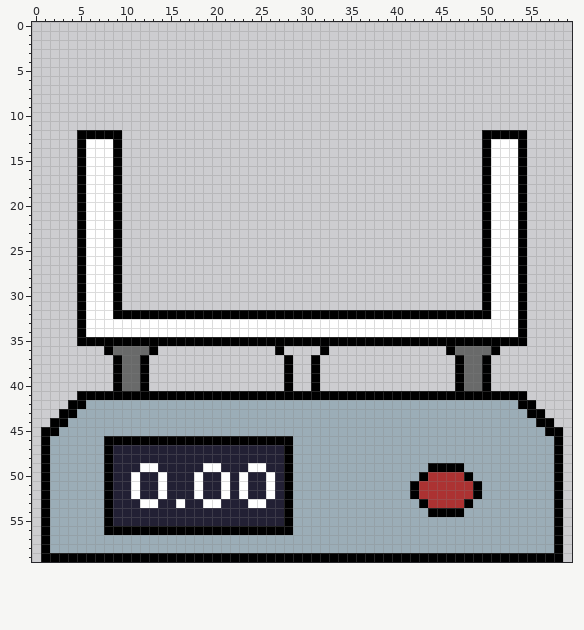
Pixel-art file: assets/raw/balance.ase. The first picture shows the starting point.
60x60 pixels, 1 frame.
Now the later version:
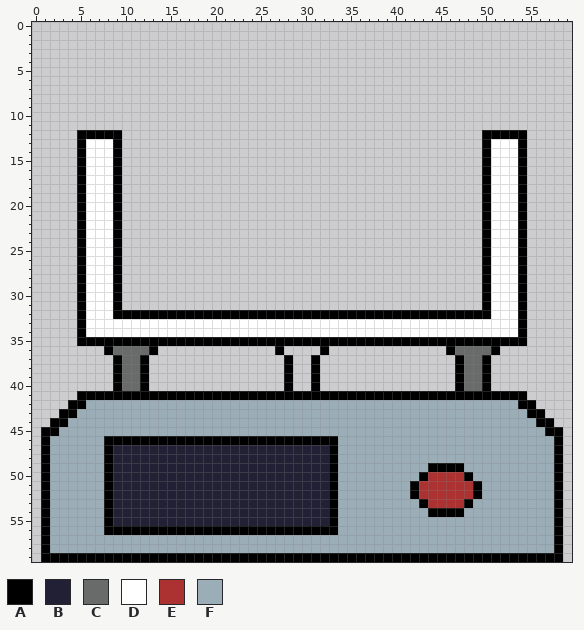
Palette (. is transparent): A #000000  B #222034  C #696a6a  D #ffffff  E #ac3232  F #9badb7
Changes in this commit:
y 46: x 29..33 FFFFF -> AAAAA
y 47..48: x 28..33 AFFFFF -> BBBBBA
y 49: x 12..13 DD -> BB; x 19..20 DD -> BB; x 24..25 DD -> BB; x 28..33 AFFFFF -> BBBBBA
y 50..52: x 11 D -> B; x 14 D -> B; x 18 D -> B; x 21 D -> B; x 23 D -> B; x 26 D -> B; x 28..33 AFFFFF -> BBBBBA
y 53: x 12..13 DD -> BB; x 16 D -> B; x 19..20 DD -> BB; x 24..25 DD -> BB; x 28..33 AFFFFF -> BBBBBA
y 54..55: x 28..33 AFFFFF -> BBBBBA
y 56: x 29..33 FFFFF -> AAAAA
Changed places in both pictures, as pixel boxes (x1, y1, x2, y2):
changed: (131, 436, 338, 535)
